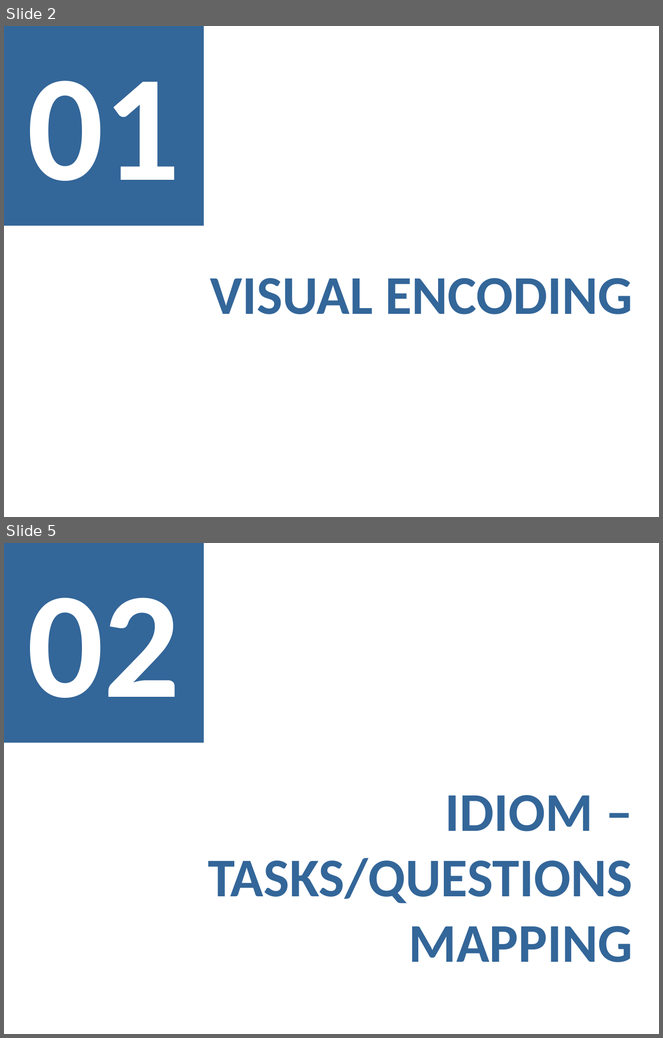
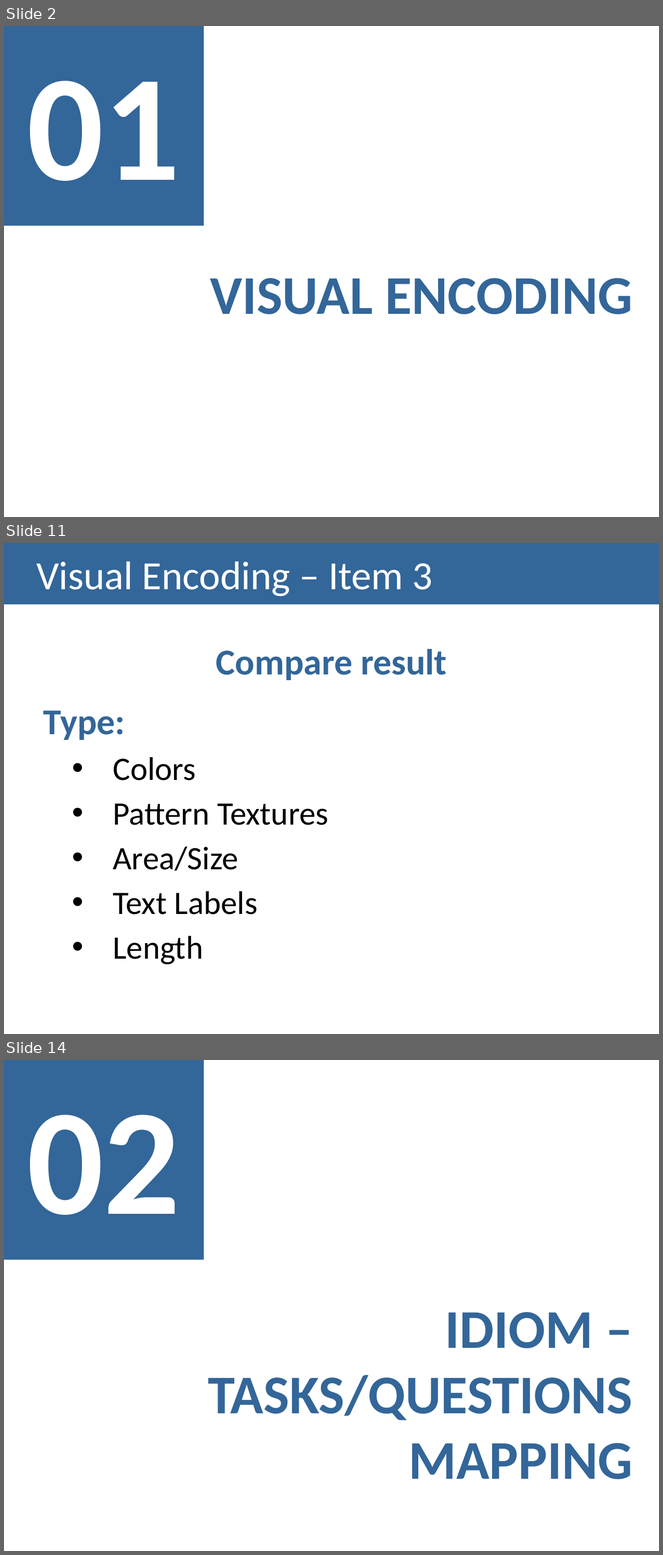
Before and after one commit to carboned4/V_I_2015_1, a slide deck: checkpoint3/G01A - Presentation 3.pptx. Shown one above the other, each under a label of ours: slides 2 and 5 before the commit, slides 2, 11 and 14 after it; the slides between them are not shown. The pictures are 663x1038 and 663x1555 pixels, drawn with LibreOffice and Linux fonts; fonts in the diff are those of the drawing. Boxes give left, top, right and bottom in pixels: in the first picture for what was removed or moved away, otherwise in the second. Text is boxed around its words. In the diff, an @@ line names an element or a change of style, - is before the commit and + after.

```diff
--- a/checkpoint3/G01A - Presentation 3.pptx
+++ b/checkpoint3/G01A - Presentation 3.pptx
@@ slide 11 added at <box>4,543,659,1034</box>, background #FFFFFF @@
@@ title added at <box>4,543,659,604</box>, fill #336699, 44 pt, text #FFFFFF @@
+Visual Encoding – Item 3
@@ text added at <box>44,649,447,965</box>, 36 pt, text #000000 @@
+Compare result
+Type:
+  • Colors
+  • Pattern Textures
+  • Area/Size
+  • Text Labels
+  • Length
@@ what was slide 5 is now slide 14 @@
```
Also in this commit, not shown: 2 slides changed, 8 other slides added.
